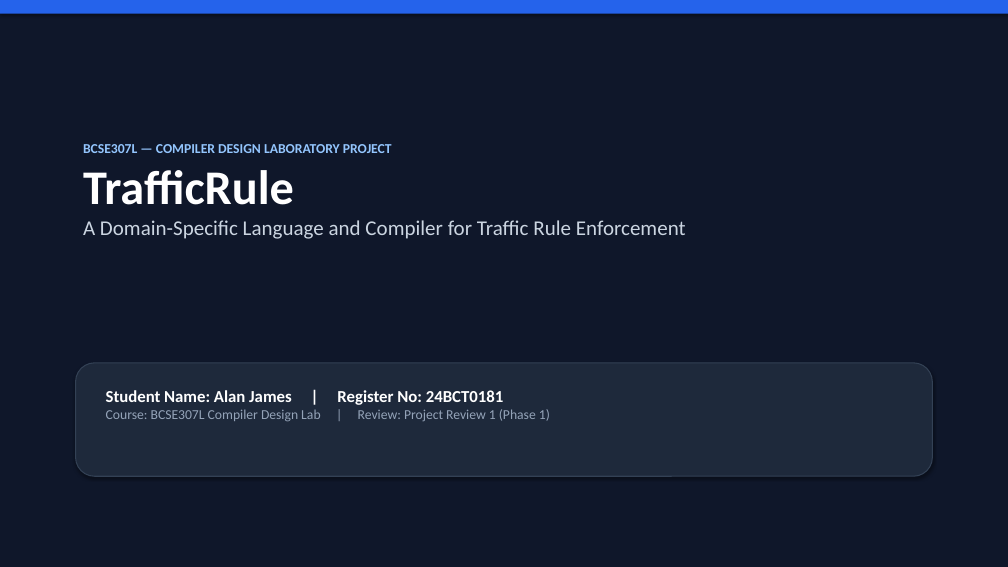
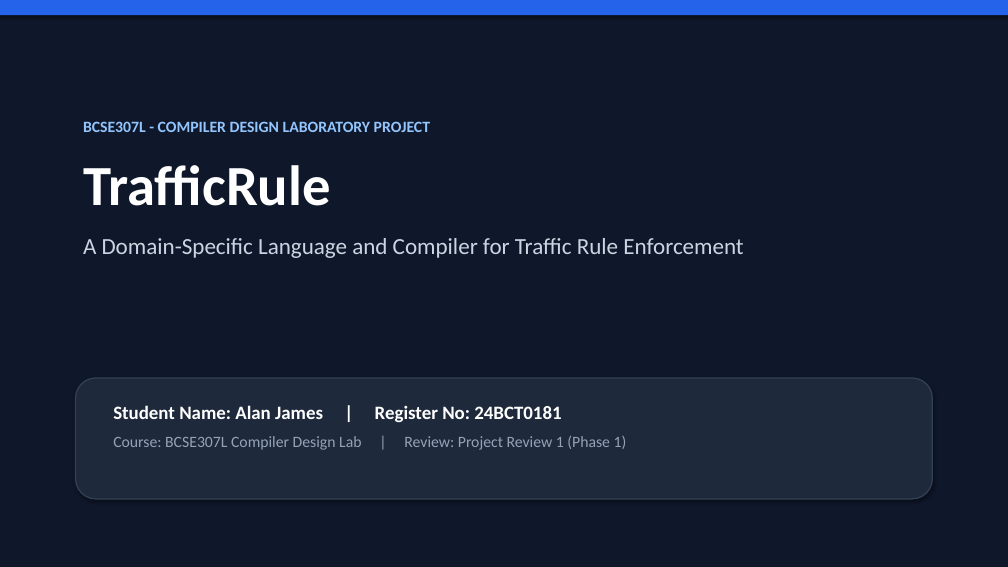
Before and after one commit to 71percentbanana/MQL, a slide deck: slide 1 of TrafficRule_Presentation.pptx. Drawn at 1008x567 pixels with LibreOffice and Linux fonts; fonts in the diff are those of the drawing. Boxes give left, top, right and bottom in pixels: in the first picture for what was removed or moved away, otherwise in the second. Text is boxed around its words. In the diff, an @@ line names an element or a change of style, - is before the commit and + after.

Commit message:
Update presentation with larger text, complete architecture flowchart, and 9-module final design

```diff
--- a/TrafficRule_Presentation.pptx
+++ b/TrafficRule_Presentation.pptx
@@ text "BCSE307L - COMPILER DESIGN LABORATORY ...": place and size @@
-text "BCSE307L - COMPILER DESIGN LABORATORY ..." at bbox=[83, 144, 686, 239]
+text "BCSE307L - COMPILER DESIGN LABORATORY ..." at bbox=[83, 121, 743, 258]
@@ text at bbox=[83, 121, 430, 132]: text changed; size 13 to 15 pt @@
-BCSE307L — COMPILER DESIGN LABORATORY PROJECT
+BCSE307L - COMPILER DESIGN LABORATORY PROJECT
@@ text at bbox=[83, 165, 743, 258]: size 46 to 54 pt in "TrafficRule"; size 20 to 22 pt in "A Domain-Specific Language and Compiler for Traffic ..."; more space between paragraphs @@
@@ rounded rectangle: place and size @@
-rounded rectangle at bbox=[76, 363, 932, 476]
+rounded rectangle at bbox=[76, 378, 932, 499]
@@ rounded rectangle at bbox=[76, 378, 932, 499]: outline #334155 1 pt to #334155 1.2 pt @@
@@ text "Student Name: Alan James | ...": place and size @@
-text "Student Name: Alan James | ..." at bbox=[106, 390, 550, 421]
+text "Student Name: Alan James | ..." at bbox=[113, 405, 627, 450]
@@ text "Student Name: Alan James | ..." at bbox=[113, 405, 627, 450]: size 16 to 18 pt in "Student Name: Alan James | Register No: ..."; size 13 to 15 pt in "Course: BCSE307L Compiler Design Lab | Review: ..."; more space between paragraphs @@
```
Also in this commit, not shown: 11 other slides changed, 2 slides added, 2 slides removed, 1 other file.
